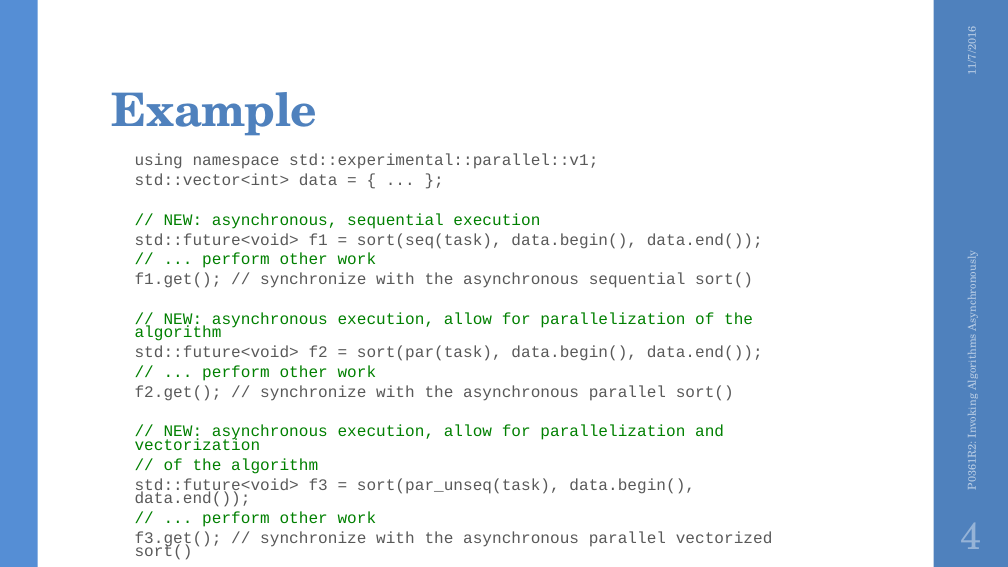
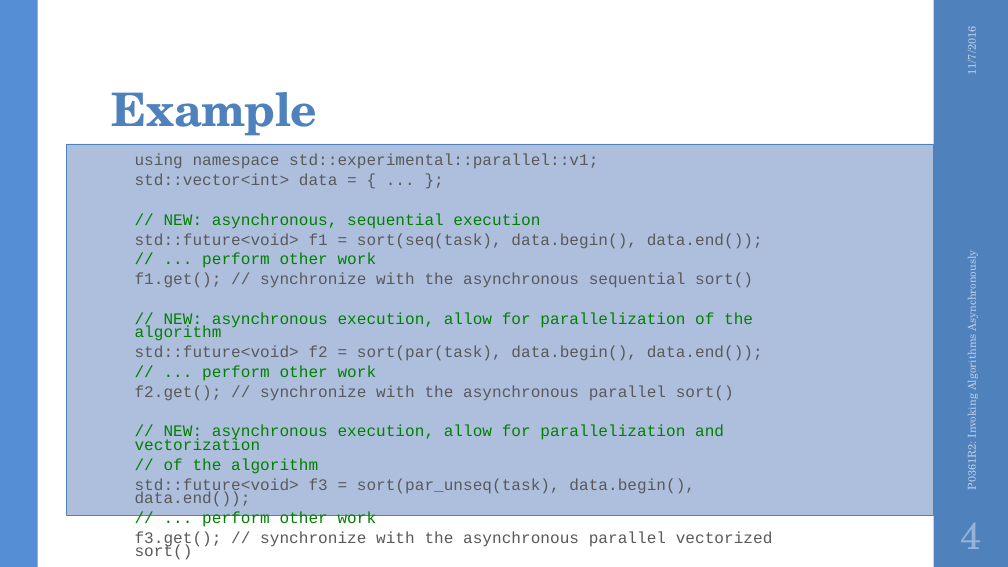
Before and after one commit to STEllAR-GROUP/P0361, a slide deck: slide 4 of P0361R1 - Invoking Algorithms Asynchronously.pptx. Drawn at 1008x567 pixels with LibreOffice and Linux fonts; fonts in the diff are those of the drawing; background and template pictures are left out. Boxes give left, top, right and bottom in pixels: in the first picture for what was removed or moved away, otherwise in the second. Text is boxed around its words. In the diff, an @@ line names an element or a change of style, - is before the commit and + after.

Commit message:
Updating slides, more discussion, more examples

```diff
--- a/P0361R1 - Invoking Algorithms Asynchronously.pptx
+++ b/P0361R1 - Invoking Algorithms Asynchronously.pptx
@@ rectangle added at (67, 144, 934, 515), fill #AFC0DF, outline #4F81BD 0.75 pt @@
```
Also in this commit, not shown: 1 other slide changed, 2 slides added, 1 other file.
